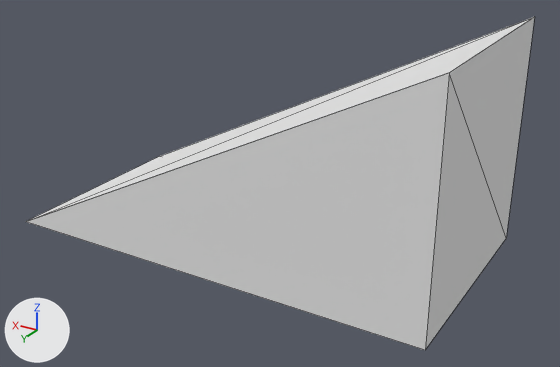
The OBJ model Assets/MapEditor/Meshs/Prop_Track_Ramp.obj, before and after one commit.
Rendered twice from a camera (50 mm lens) standing at (-2.24, 2.72, 1.62) and looking at (-0.63, 0.04, 0.27). Every picture has the same lights, and +X, +Y and +Z are marked at lower left. Mesh edges are drawn as thin lines. Where no turn or scale is listed for an object, it has been applied to the vertices.

The first picture shows 'Ramp_Side', 'Ramp_Top'.
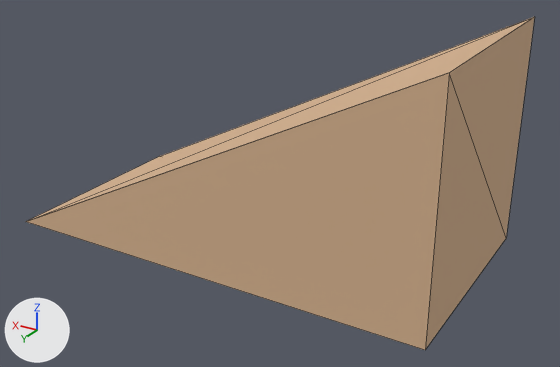
Patch to the scene script:
```diff
--- a/Assets/MapEditor/Meshs/Prop_Track_Ramp.obj.py
+++ b/Assets/MapEditor/Meshs/Prop_Track_Ramp.obj.py
@@ mat_medium_wood @@
 mat_medium_wood = principled_material('Medium_Wood')
-mat_medium_wood.base_color = (0.8, 0.8, 0.8)  # white #e7e7e7
+mat_medium_wood.base_color = (0.674, 0.447, 0.275)  # beige #d6b28f
 mat_medium_wood.roughness = 1.0
```

Changed parts and their boxes (x1, y1, x2, y2) in the pictures (560 x 367 px):
'Ramp_Side', recoloured (white to beige)
    both: (26, 17, 535, 350)
'Ramp_Top', recoloured (white to beige)
    both: (28, 17, 534, 221)
